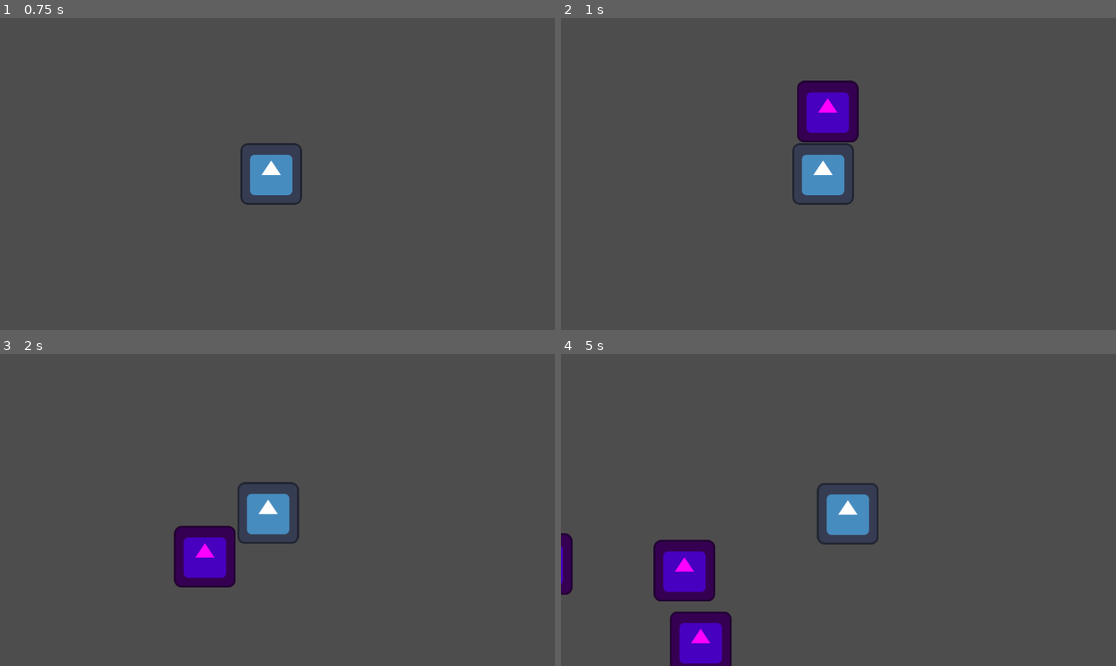
Above: before the commit, frames 1-4 (two rows, left to right).
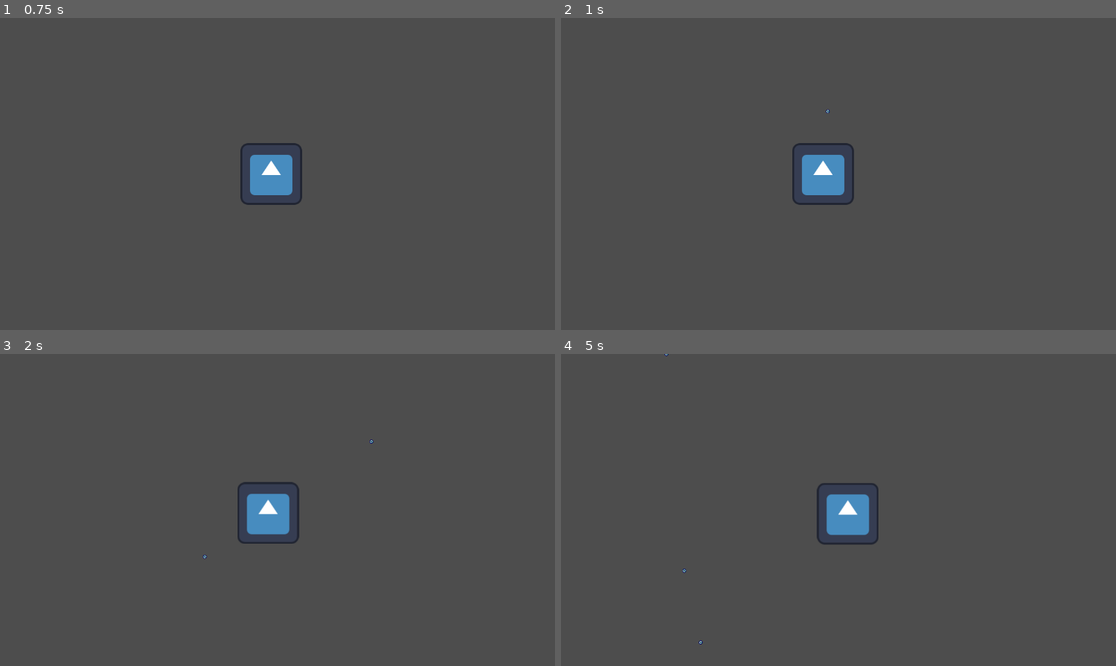
Above: after the commit, the same moments.

Repository: Nightshade2023/GGJ25
Game: Godot game, scene res://Scenes/test_daniel.tscn
Two runs of this game, one before a commit and one after it. Both use one fixed random seed, a clock stepped at 60 frames per second and the inputs below. The project has no main scene, so this scene is started directly. The engine's default icon, where the game draws it, is replaced by a stand-in: a white triangle on a blue panel in a dark square.
Inputs:
- Up to frame 1 (0.75 s): tap Enter at 0.5 s; hold A (A) from 0.53 s (still down)
- Up to frame 2 (1 s): keep holding A (A); tap D (D) at 0.8 s
- Up to frame 3 (2 s): release A (A) at 1.28 s; tap D (D) at 1.35 s; tap S (S) at 1.55 s
- Up to frame 4 (5 s): hold S (S) 2.03-2.78 s; tap A (A) at 2.3, 2.85, 4.55 s; tap D (D) at 3.05 s; hold D (D) 3.53-4.28 s; tap S (S) at 3.8, 4.35 s

Frame 1 is identical in both runs. In frame 2, 2.2% of the frame differs, in the area x 42-54%, y 20-40%; in frame 3, 2.2%; in frame 4, 4.5%, in the area x 0-31%, y 0-100%.

Commit message:
O2 Bubble Animation

Diff:
--- a/ggj25/Scenes/Bubble_Effects/o2.tscn
+++ b/ggj25/Scenes/Bubble_Effects/o2.tscn
@@ -1,10 +1,47 @@
-[gd_scene load_steps=4 format=3 uid="uid://2yibdk8hrku7"]
+[gd_scene load_steps=7 format=3 uid="uid://2yibdk8hrku7"]
 
 [ext_resource type="Script" path="res://Scripts/o_2.gd" id="1_bcyyn"]
-[ext_resource type="Texture2D" uid="uid://cb887bc6161ia" path="res://icon.svg" id="2_lhphc"]
+[ext_resource type="Texture2D" uid="uid://df3h0k0jpbwca" path="res://Assets/Art/Gameplay/small_bubble_pop_sheet.png" id="2_qnyrc"]
 
 [sub_resource type="CircleShape2D" id="CircleShape2D_y646h"]
-radius = 72.1734
+radius = 4.24264
+
+[sub_resource type="Animation" id="Animation_qu06t"]
+resource_name = "pop_o2"
+length = 0.8
+tracks/0/type = "value"
+tracks/0/imported = false
+tracks/0/enabled = true
+tracks/0/path = NodePath(".:frame")
+tracks/0/interp = 1
+tracks/0/loop_wrap = true
+tracks/0/keys = {
+"times": PackedFloat32Array(0, 0.1, 0.2, 0.3, 0.4, 0.5, 0.6),
+"transitions": PackedFloat32Array(1, 1, 1, 1, 1, 1, 1),
+"update": 1,
+"values": [0, 1, 2, 3, 4, 5, 6]
+}
+
+[sub_resource type="Animation" id="Animation_xavby"]
+length = 0.001
+tracks/0/type = "value"
+tracks/0/imported = false
+tracks/0/enabled = true
+tracks/0/path = NodePath(".:frame")
+tracks/0/interp = 1
+tracks/0/loop_wrap = true
+tracks/0/keys = {
+"times": PackedFloat32Array(0),
+"transitions": PackedFloat32Array(1),
+"update": 1,
+"values": [0]
+}
+
+[sub_resource type="AnimationLibrary" id="AnimationLibrary_bjlcq"]
+_data = {
+"RESET": SubResource("Animation_xavby"),
+"pop_o2": SubResource("Animation_qu06t")
+}
 
 [node name="Bubble" type="Area2D"]
 script = ExtResource("1_bcyyn")
@@ -13,5 +50,14 @@
 shape = SubResource("CircleShape2D_y646h")
 
 [node name="Sprite2D" type="Sprite2D" parent="."]
-modulate = Color(1, 0, 1, 1)
-texture = ExtResource("2_lhphc")
+texture_filter = 1
+texture = ExtResource("2_qnyrc")
+hframes = 8
+vframes = 5
+
+[node name="AnimationPlayer" type="AnimationPlayer" parent="Sprite2D"]
+libraries = {
+"": SubResource("AnimationLibrary_bjlcq")
+}
+
+[connection signal="animation_finished" from="Sprite2D/AnimationPlayer" to="." method="_on_animation_player_animation_finished"]
--- a/ggj25/Scripts/bubble.gd
+++ b/ggj25/Scripts/bubble.gd
@@ -25,10 +25,10 @@
 		print("Popping!")
 		# Pop
 		print("*Dies*")
-		queue_free()
+		#queue_free()
 	elif body.is_in_group("enemy"):
 		# Trigger Pop Animation
 		print("Popping!")
 		# Pop
 		print("*Dies*")
-		queue_free()
+		#queue_free()
--- a/ggj25/Scripts/o_2.gd
+++ b/ggj25/Scripts/o_2.gd
@@ -7,4 +7,11 @@
 	print(entity.Breath)
 	print("BREATHE DAMN YOU!")
 	entity.Breath += refill_amount
+	$Sprite2D/AnimationPlayer.play("pop_o2")
 	print(entity.Breath)
+
+
+
+func _on_animation_player_animation_finished(anim_name: StringName) -> void:
+	print("Popped!")
+	queue_free()
Not shown, added: ggj25/Assets/Art/Gameplay/small_bubble_pop_sheet.png.import
